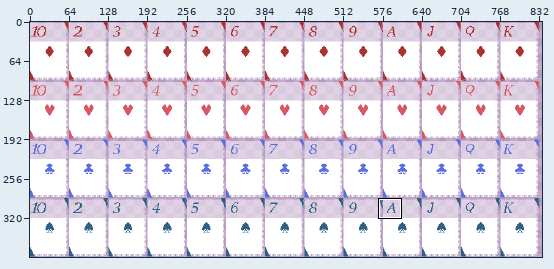
Pixel-art file -- assets/aseprites/cards.aseprite. Above: a wide view before the commit, with the close-up outlined.
Close-up. The starting point:
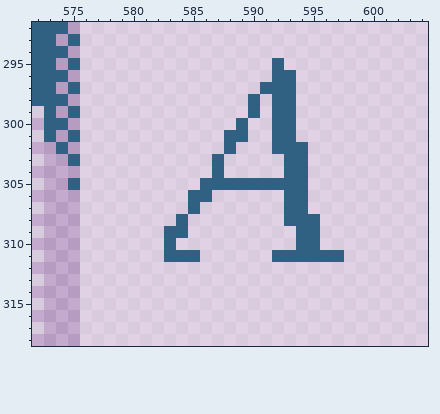
896x384 pixels, 1 frame. Shown: x 572..604, y 292..318. The wide view leaves out empty margins. The commit also changed other parts of the picture, which this record leaves out.
The result:
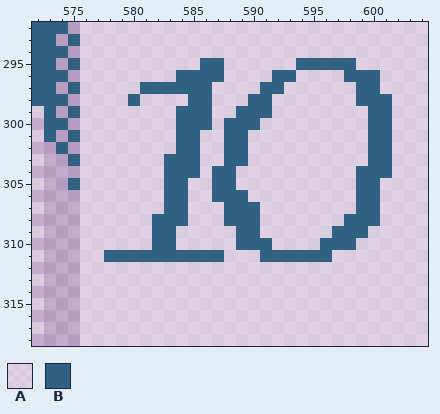
Palette (. is transparent): A #ffffff78  B #306082
What changed:
{"where": "layer \"Layer 1\""}
{"y":295,"x":586,"old":"AA","new":"BB"}
{"y":295,"x":592,"old":"B","new":"A"}
{"y":295,"x":594,"old":"AAAAA","new":"BBBBB"}
{"y":296,"x":584,"old":"AAAA","new":"BBBB"}
{"y":296,"x":598,"old":"AAA","new":"BBB"}
{"y":297,"x":581,"old":"AAAAAA","new":"BBBBBB"}
{"y":297,"x":593,"old":"B","new":"A"}
{"y":297,"x":599,"old":"AA","new":"BB"}
{"y":298,"x":580,"old":"A","new":"B"}
{"y":298,"x":585,"old":"AA","new":"BB"}
{"y":298,"x":591,"old":"ABB","new":"BAA"}
{"y":298,"x":599,"old":"AAA","new":"BBB"}
{"y":299,"x":584,"old":"AAA","new":"BBB"}
{"y":299,"x":589,"old":"A","new":"B"}
{"y":299,"x":591,"old":"ABB","new":"BAA"}
{"y":299,"x":600,"old":"AA","new":"BB"}
{"y":300,"x":584,"old":"AAA","new":"BBB"}
{"y":300,"x":588,"old":"A","new":"B"}
{"y":300,"x":590,"old":"A","new":"B"}
{"y":300,"x":592,"old":"BB","new":"AA"}
{"y":300,"x":600,"old":"AA","new":"BB"}
{"y":301,"x":584,"old":"AA","new":"BB"}
{"y":301,"x":592,"old":"BB","new":"AA"}
{"y":301,"x":600,"old":"AA","new":"BB"}
{"y":302,"x":584,"old":"AA","new":"BB"}
{"y":302,"x":589,"old":"A","new":"B"}
{"y":302,"x":592,"old":"BBB","new":"AAA"}
{"y":302,"x":600,"old":"AA","new":"BB"}
{"y":303,"x":583,"old":"AAA","new":"BBB"}
{"y":303,"x":587,"old":"BAA","new":"ABB"}
{"y":303,"x":593,"old":"BB","new":"AA"}
{"y":303,"x":600,"old":"AA","new":"BB"}
{"y":304,"x":583,"old":"AAA","new":"BBB"}
{"y":304,"x":588,"old":"A","new":"B"}
{"y":304,"x":593,"old":"BB","new":"AA"}
{"y":304,"x":599,"old":"AAA","new":"BBB"}
{"y":305,"x":583,"old":"AA","new":"BB"}
{"y":305,"x":586,"old":"B","new":"A"}
{"y":305,"x":589,"old":"BBBBBB","new":"AAAAAA"}
{"y":305,"x":599,"old":"AA","new":"BB"}
{"y":306,"x":583,"old":"AABBAAA","new":"BBAABBB"}
{"y":306,"x":593,"old":"BB","new":"AA"}
{"y":306,"x":599,"old":"AA","new":"BB"}
{"y":307,"x":583,"old":"AAB","new":"BBA"}
{"y":307,"x":588,"old":"AAA","new":"BBB"}
{"y":307,"x":593,"old":"BB","new":"AA"}
{"y":307,"x":599,"old":"AA","new":"BB"}
{"y":308,"x":582,"old":"AA","new":"BB"}
{"y":308,"x":588,"old":"AAA","new":"BBB"}
{"y":308,"x":593,"old":"BBB","new":"AAA"}
{"y":308,"x":598,"old":"AAA","new":"BBB"}
{"y":309,"x":582,"old":"A","new":"B"}
{"y":309,"x":584,"old":"B","new":"A"}
{"y":309,"x":589,"old":"AA","new":"BB"}
{"y":309,"x":594,"old":"BB","new":"AA"}
{"y":309,"x":597,"old":"AAA","new":"BBB"}
{"y":310,"x":582,"old":"A","new":"B"}
{"y":310,"x":589,"old":"AAA","new":"BBB"}
{"y":310,"x":594,"old":"BBAAA","new":"AABBB"}
{"y":311,"x":578,"old":"AAAAA","new":"BBBBB"}
{"y":311,"x":586,"old":"AA","new":"BB"}
{"y":311,"x":591,"old":"A","new":"B"}
{"y":311,"x":597,"old":"B","new":"A"}
{"label":"changed","picture_box":[104,58,392,262]}
